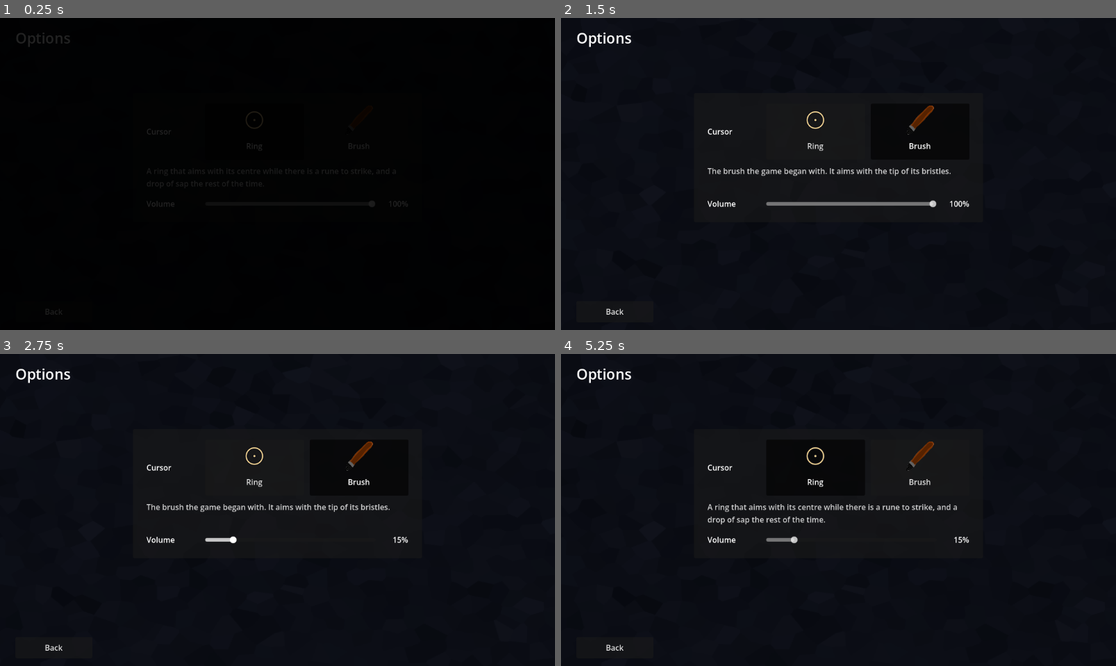
Above: before the commit, frames 1-4 (two rows, left to right).
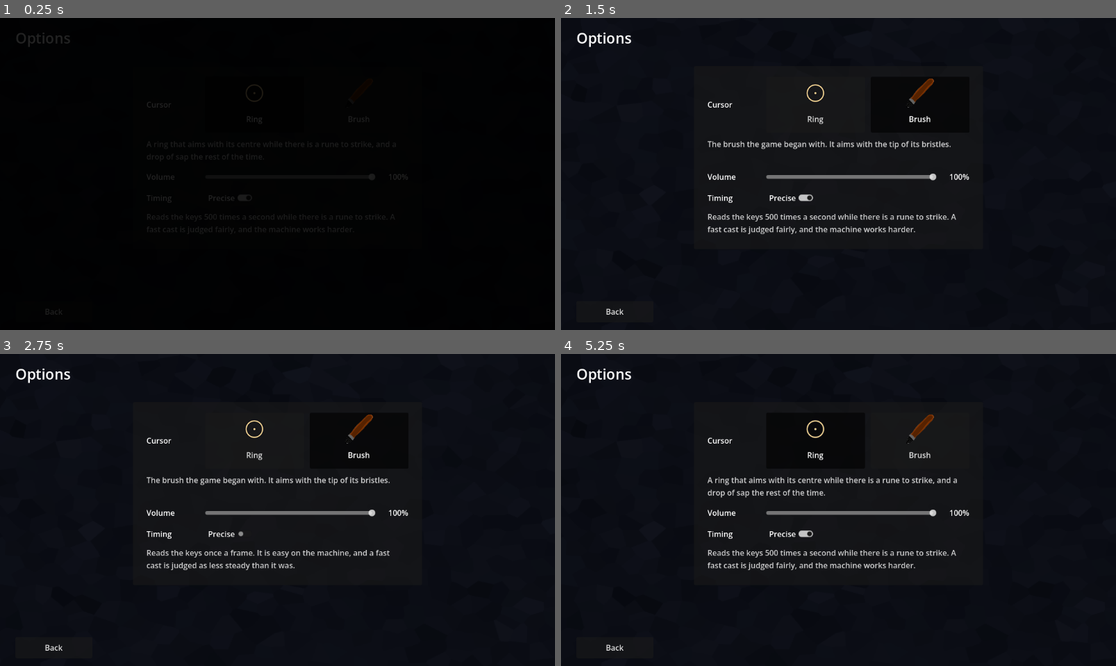
Above: after the commit, the same moments.

Repository: gamma2653/Magiteknician
Game: Godot game, scene res://magiteknician/menus/options.tscn
Same seed, same stepped clock (60 frames per second), same inputs: the game is played once before the commit and once after it. This scene is started directly instead of the project's main scene.
Inputs (mouse positions are in pixels of both pictures, inside the frame that each line leads up to):
- Up to frame 1 (0.25 s): no input
- Up to frame 2 (1.5 s): click "Ring" at 0.5 s; click "Brush" at 1.25 s
- Up to frame 3 (2.75 s): click (227, 534) at 2 s, where only the run after the commit has a clickable "Precise"
- Up to frame 4 (5.25 s): click "Ring" at 2.75 s; click "Brush" at 3.5 s; click (788, 534) at 4.25 s, where only the run after the commit has a clickable "Precise"; click "Ring" at 5 s

The runs differ from the first frame. In frame 1, 0.4% of the frame differs, in the area x 26-74%, y 21-70%; in frame 2, 3.4%; in frame 3, 3.0%; in frame 4, 3.6%, in the area x 26-74%, y 19-70%.

Commit message:
Read the keys closely while there is a rune to strike
A key is struck when it is struck, and the game heard of it at the
start of its next frame. Being late by the same amount every time
would not matter, since a cast is judged on its rhythm and not on when
it began. But a stroke was late by anything up to a whole frame, a
different amount each time, and that was judged as unsteadiness in the
caster's hand.

How much it cost depended on the tempo, since a frame is a larger
share of a shorter tick. A hand that is off the beat by a fiftieth of
a tick earns the best grade every time. Casting Lightning, with the
keys read 60 times a second, it got it:

    330 ms a tick   97% of the time
    250 ms          90%
    150 ms          59%
    100 ms          66%
     80 ms          never

So the promise that a talented mage can cast as fast as they like was
not being kept, and the game itself was what broke it.

The engine does not say when a key was struck, only that it has been.
There is no timestamp on an input event in Godot 4.7. What can be done
is to come round more often, and StrokePace does that: while a spell
circle has a rune for the player to strike, the game stops waiting for
the screen and comes round 500 times a second. With that, the same
hand gets the best grade every time at every tempo above.

Measured in a window on this machine, whose screen is 144 Hz: 144 times
a second in the menus, 500 in a duel with no gap longer than 3.8 ms,
and 144 again a second after the duel ends.

Other ways were tried and measured. Mailbox presentation still waits
for the screen often enough to be no better than half as good. Drawing
only one frame in eight comes round as often and spares the graphics
card, but the frames it draws do not keep step with the screen.

It works the machine harder, so it is an option, and it is on unless
the player turns it off. Changing pace makes the screen stall for a
twentieth of a second, so the game waits three quarters of a second
after the last circle is done before it goes back, and does not change
pace between one cast and the next.

Co-Authored-By: Claude Fable 5.1 <noreply@anthropic.com>

Diff:
--- a/magiteknician/engine/casting/spell_circle.gd
+++ b/magiteknician/engine/casting/spell_circle.gd
@@ -362,15 +362,19 @@
 		return
 	if not _is_aiming():
 		GameCursor.point(self)
+		StrokePace.settle(self)
 		trail.clear()
 		return
 	var next := expected.current_rune
 	trail.ink = GameCursor.ink_of(next.rune_type) if next != null else CursorArt.SAP
 	GameCursor.aim(self)
+	# And the keys are read closely, since the next stroke is timed.
+	StrokePace.quicken(self)
 
 
 func _exit_tree() -> void:
 	GameCursor.point(self)
+	StrokePace.settle(self)
 
 
 func _draw() -> void:
--- /dev/null
+++ b/magiteknician/engine/casting/stroke_pace.gd
@@ -0,0 +1,137 @@
+extends Node
+## How often the game looks at the keys.
+##
+## A key is struck when it is struck, and the game hears of it when it
+## next comes round, which is once a frame. Being late by the same amount
+## every time would not matter, since a cast is judged on its rhythm and
+## not on when it began. But a stroke is late by anything up to a whole
+## frame, a different amount each time, and that is heard as unsteadiness
+## in the caster's hand. At sixty frames a second it is a sixth of a tick
+## at the tempo of a fast caster. A hand good enough for the best grade
+## every time gets it little more than half the time.
+##
+## The engine does not say when a key was struck, only that it has been.
+## So while there is a rune to strike, the game comes round more often:
+## it stops waiting for the screen, and draws as many frames as it looks
+## at the keys. That asks more of the machine, and the player can turn it
+## off in the options.
+##
+## Whoever wants the keys read closely asks with quicken(), and says when
+## they are done with settle().
+
+## How often the keys are looked at while somebody wants them read
+## closely, in times a second.
+const QUICK_PER_SECOND := 500
+## How long after the last of them is done the game waits before it goes
+## back to its usual pace. Changing pace makes the screen stall for a
+## moment, and a circle is done and wants again between one cast and the
+## next.
+const SETTLE_SECONDS := 0.75
+
+## True while the keys are being read closely.
+var is_quick: bool = false
+## How the screen is waited for just now, as this last asked for it.
+var vsync: DisplayServer.VSyncMode = DisplayServer.VSYNC_ENABLED
+
+var _askers: Array[Object] = []
+var _settles_in: float = 0.0
+# The pace the game keeps when nobody is asking.
+var _usual_vsync: DisplayServer.VSyncMode = DisplayServer.VSYNC_ENABLED
+var _usual_per_second: int = 0
+
+
+func _ready() -> void:
+	_usual_vsync = DisplayServer.window_get_vsync_mode()
+	_usual_per_second = Engine.max_fps
+	vsync = _usual_vsync
+	Settings.changed.connect(_on_settings_changed)
+
+
+func _exit_tree() -> void:
+	_go_slow()
+
+
+## Reads the keys closely from now, on behalf of `whom`.
+func quicken(whom: Object) -> void:
+	if whom not in _askers:
+		_askers.append(whom)
+	_settles_in = SETTLE_SECONDS
+	if Settings.precise_timing:
+		_go_quick()
+
+
+## `whom` no longer wants the keys read closely. If nobody else does
+## either, the game goes back to its usual pace before long.
+func settle(whom: Object) -> void:
+	_askers.erase(whom)
+	_settles_in = SETTLE_SECONDS
+
+
+## True while anybody wants the keys read closely.
+func is_wanted() -> bool:
+	_askers = _askers.filter(func (asker): return is_instance_valid(asker))
+	return not _askers.is_empty()
+
+
+## Goes back to the usual pace at once, whoever is asking.
+func settle_now() -> void:
+	_askers.clear()
+	_settles_in = 0.0
+	_go_slow()
+
+
+## Lets `seconds` pass.
+func advance(seconds: float) -> void:
+	if not is_quick or is_wanted():
+		return
+	_settles_in -= seconds
+	if _settles_in <= 0.0:
+		_go_slow()
+
+
+## When the game hears of a stroke that was struck at `struck_usec`, if it
+## comes round every `period_usec` and came round at `phase_usec`: the
+## next time it comes round.
+static func heard_at(struck_usec: float, period_usec: float, phase_usec: float = 0.0) -> float:
+	if period_usec <= 0.0:
+		return struck_usec
+	return ceilf((struck_usec - phase_usec) / period_usec) * period_usec + phase_usec
+
+
+## How unsteady reading the keys `per_second` times a second makes a hand
+## look, in seconds: the standard deviation of how late a stroke is heard.
+static func unsteadiness(per_second: float) -> float:
+	if per_second <= 0.0:
+		return 0.0
+	return 1.0 / per_second / sqrt(12.0)
+
+
+func _process(delta: float) -> void:
+	advance(delta)
+
+
+func _on_settings_changed() -> void:
+	if not Settings.precise_timing:
+		_go_slow()
+	elif is_wanted():
+		_go_quick()
+
+
+func _go_quick() -> void:
+	if is_quick:
+		return
+	is_quick = true
+	_usual_vsync = DisplayServer.window_get_vsync_mode()
+	_usual_per_second = Engine.max_fps
+	vsync = DisplayServer.VSYNC_DISABLED
+	DisplayServer.window_set_vsync_mode(vsync)
+	Engine.max_fps = QUICK_PER_SECOND
+
+
+func _go_slow() -> void:
+	if not is_quick:
+		return
+	is_quick = false
+	vsync = _usual_vsync
+	DisplayServer.window_set_vsync_mode(vsync)
+	Engine.max_fps = _usual_per_second
--- a/magiteknician/menus/options.gd
+++ b/magiteknician/menus/options.gd
@@ -1,5 +1,6 @@
 extends Node2D
-## The options: which cursor to play with, and how loud the game is.
+## The options: which cursor to play with, how loud the game is, and how
+## closely the keys are read.
 ##
 ## A choice takes hold as it is made, and is kept. There is nothing to
 ## confirm. The cursor in the player's hand is the preview of the one,
@@ -12,6 +13,9 @@
 const RING_NOTE := "A ring that aims with its centre while there is a rune to strike, and a drop of sap the rest of the time."
 const BRUSH_NOTE := "The brush the game began with. It aims with the tip of its bristles."
 
+const PRECISE_NOTE := "Reads the keys %d times a second while there is a rune to strike. A fast cast is judged fairly, and the machine works harder."
+const FRAME_NOTE := "Reads the keys once a frame. It is easy on the machine, and a fast cast is judged as less steady than it was."
+
 var going_back = false
 
 @onready var ring: Button = %Ring
@@ -20,6 +24,8 @@
 @onready var volume: HSlider = %Volume
 @onready var volume_text: Label = %VolumeText
 @onready var sample: AudioStreamPlayer = %Sample
+@onready var precise: CheckButton = %Precise
+@onready var timing_note: Label = %TimingNote
 
 var _is_dragging: bool = false
 
@@ -37,6 +43,7 @@
 	volume.value_changed.connect(_on_volume_changed)
 	volume.drag_started.connect(func (): _is_dragging = true)
 	volume.drag_ended.connect(_on_volume_let_go)
+	precise.toggled.connect(Settings.choose_precise_timing)
 	Settings.changed.connect(_show_choices)
 	_show_choices()
 	$FadeTransition.end_transition()
@@ -59,6 +66,8 @@
 	cursor_note.text = BRUSH_NOTE if is_brush else RING_NOTE
 	volume.set_value_no_signal(Settings.volume * volume.max_value)
 	volume_text.text = "Off" if Settings.volume <= 0.0 else "%d%%" % [roundi(Settings.volume * 100.0)]
+	precise.set_pressed_no_signal(Settings.precise_timing)
+	timing_note.text = PRECISE_NOTE % [StrokePace.QUICK_PER_SECOND] if Settings.precise_timing else FRAME_NOTE
 
 
 func _on_volume_changed(value: float) -> void:
--- a/magiteknician/menus/options.tscn
+++ b/magiteknician/menus/options.tscn
@@ -24,9 +24,9 @@
 
 [node name="Card" type="PanelContainer" parent="."]
 offset_left = 276.0
-offset_top = 156.0
+offset_top = 100.0
 offset_right = 876.0
-offset_bottom = 420.0
+offset_bottom = 480.0
 
 [node name="Margin" type="MarginContainer" parent="Card"]
 layout_mode = 2
@@ -101,6 +101,28 @@
 text = "100%"
 horizontal_alignment = 2
 
+[node name="TimingRow" type="HBoxContainer" parent="Card/Margin/Rows"]
+layout_mode = 2
+theme_override_constants/separation = 12
+
+[node name="Label" type="Label" parent="Card/Margin/Rows/TimingRow"]
+custom_minimum_size = Vector2(110, 0)
+layout_mode = 2
+text = "Timing"
+
+[node name="Precise" type="CheckButton" parent="Card/Margin/Rows/TimingRow"]
+unique_name_in_owner = true
+layout_mode = 2
+button_pressed = true
+text = "Precise"
+
+[node name="TimingNote" type="Label" parent="Card/Margin/Rows"]
+unique_name_in_owner = true
+modulate = Color(1, 1, 1, 0.8)
+custom_minimum_size = Vector2(540, 52)
+layout_mode = 2
+autowrap_mode = 3
+
 [node name="Sample" type="AudioStreamPlayer" parent="."]
 unique_name_in_owner = true
 
--- a/magiteknician/settings.gd
+++ b/magiteknician/settings.gd
@@ -26,6 +26,7 @@
 const DEFAULT_VOLUME := 1.0
 ## The bus that everything the game sounds goes through.
 const BUS := &"Master"
+const DEFAULT_PRECISE_TIMING := true
 const CURSOR_NAMES: Dictionary[Cursor, String] = {
 	Cursor.DRAWN: "drawn",
 	Cursor.BRUSH: "brush",
@@ -36,6 +37,9 @@
 var cursor: Cursor = DEFAULT_CURSOR
 ## How loud the game is, from 0, which is silent, to 1.
 var volume: float = DEFAULT_VOLUME
+## Whether the keys are read more often than once a frame while there is
+## a rune to strike. StrokePace says why, and what it costs.
+var precise_timing: bool = DEFAULT_PRECISE_TIMING
 
 # True while there is a choice that has not been written.
 var _is_unkept: bool = false
@@ -50,6 +54,15 @@
 	if cursor == which:
 		return
 	cursor = which
+	changed.emit()
+	write()
+
+
+## Chooses whether the keys are read closely, and keeps the choice.
+func choose_precise_timing(closely: bool) -> void:
+	if precise_timing == closely:
+		return
+	precise_timing = closely
 	changed.emit()
 	write()
 
@@ -103,6 +116,7 @@
 		"version": VERSION,
 		"cursor": CURSOR_NAMES[cursor],
 		"volume": volume,
+		"precise_timing": precise_timing,
 	}
 
 
@@ -113,6 +127,8 @@
 	cursor = DEFAULT_CURSOR if found == null else found
 	var how_loud: Variant = data.get("volume")
 	volume = clampf(how_loud, 0.0, 1.0) if how_loud is float or how_loud is int else DEFAULT_VOLUME
+	var closely: Variant = data.get("precise_timing")
+	precise_timing = closely if closely is bool else DEFAULT_PRECISE_TIMING
 	_is_unkept = false
 	apply_volume()
 	changed.emit()
--- a/project.godot
+++ b/project.godot
@@ -28,6 +28,7 @@
 SelfCheck="*res://magiteknician/self_check.gd"
 Settings="*res://magiteknician/settings.gd"
 GameCursor="*res://magiteknician/engine/cursor/game_cursor.gd"
+StrokePace="*res://magiteknician/engine/casting/stroke_pace.gd"
 
 [input]
 
--- /dev/null
+++ b/tests/casting/test_stroke_pace.gd
@@ -0,0 +1,302 @@
+extends TestCase
+## StrokePace: how often the game looks at the keys, and why.
+
+const LIGHTNING := preload("res://magiteknician/spells/lightning.tres")
+const FIRE_BOLT := preload("res://magiteknician/spells/fire_bolt.tres")
+const ARENA := preload("res://magiteknician/levels/duel_arena.tscn")
+const PRACTICE := preload("res://magiteknician/levels/practice_range.tscn")
+const MAIN_MENU := preload("res://magiteknician/menus/main_menu.tscn")
+const CASTS := 300
+
+var rng := RandomNumberGenerator.new()
+
+
+func before_each() -> void:
+	forget_progress()
+	forget_settings()
+	rng.seed = 20260928
+
+
+func after_each() -> void:
+	forget_progress()
+	forget_settings()
+
+
+func _circle(accepts_input: bool = true) -> SpellCircle:
+	var circle := SpellCircle.new()
+	circle.accepts_input = accepts_input
+	add_managed(circle)
+	return circle
+
+
+## The share of casts of Lightning that are graded S, by a hand that is
+## off the beat by `hand` ticks, when the keys are read `per_second` times
+## a second. Zero times a second is for a game that hears of a stroke as
+## it is struck.
+func _flawless(per_second: float, usec_per_tick: float, hand: float) -> float:
+	var period := 1_000_000.0 / per_second if per_second > 0.0 else 0.0
+	var flawless := 0
+	for cast in CASTS:
+		var phase := rng.randf() * period
+		var times: Array[int] = []
+		for stroke in LIGHTNING.strokes:
+			var struck := 1_000_000.0 + (stroke.tick + rng.randfn(0.0, hand)) * usec_per_tick
+			times.append(int(StrokePace.heard_at(struck, period, phase)))
+		if CastScorer.score(LIGHTNING.ticks(), times).grade == CastResult.Grade.S:
+			flawless += 1
+	return float(flawless) / CASTS
+
+
+# Why
+
+func test_a_stroke_is_heard_of_when_the_game_next_comes_round() -> void:
+	assert_almost_eq(StrokePace.heard_at(1000.0, 16_667.0), 16_667.0)
+	assert_almost_eq(StrokePace.heard_at(16_667.0, 16_667.0), 16_667.0)
+	assert_almost_eq(StrokePace.heard_at(16_668.0, 16_667.0), 33_334.0)
+	assert_almost_eq(StrokePace.heard_at(1000.0, 16_667.0, 5000.0), 5000.0, 1e-6, "the game came round at 5000")
+	assert_almost_eq(StrokePace.heard_at(1234.0, 0.0), 1234.0, 1e-6, "a game that is always listening")
+
+
+func test_a_stroke_is_never_heard_of_before_it_is_struck() -> void:
+	for i in 200:
+		var struck := rng.randf_range(0.0, 1_000_000.0)
+		var period := rng.randf_range(1000.0, 20_000.0)
+		var heard := StrokePace.heard_at(struck, period, rng.randf() * period)
+		assert_gt(heard, struck - 0.01)
+		assert_lt(heard - struck, period + 0.01, "nor later than the next time round")
+
+
+func test_being_late_by_the_same_amount_every_time_costs_nothing() -> void:
+	var on_time: Array[int] = []
+	var late: Array[int] = []
+	for stroke in LIGHTNING.strokes:
+		on_time.append(1_000_000 + stroke.tick * 100_000)
+		late.append(1_000_000 + stroke.tick * 100_000 + 16_000)
+	assert_almost_eq(CastScorer.score(LIGHTNING.ticks(), late).quality, CastScorer.score(LIGHTNING.ticks(), on_time).quality)
+
+
+func test_read_once_a_frame_a_good_hand_loses_the_best_grade_when_it_casts_fast() -> void:
+	# A hand that is off by a fiftieth of a tick earns the best grade every
+	# time, if the game hears of each stroke as it is struck.
+	assert_gt(_flawless(0.0, 125_000.0, 0.02), 0.97)
+	# Heard of once a frame, it does not.
+	assert_lt(_flawless(60.0, 125_000.0, 0.02), 0.75)
+
+
+func test_read_closely_it_keeps_it() -> void:
+	for usec_per_tick in [80_000.0, 125_000.0, 250_000.0]:
+		assert_gt(_flawless(StrokePace.QUICK_PER_SECOND, usec_per_tick, 0.02), 0.97, "%d ms a tick" % [usec_per_tick / 1000.0])
+
+
+func test_a_slow_cast_never_had_much_to_lose() -> void:
+	assert_gt(_flawless(60.0, 330_000.0, 0.02), 0.9)
+
+
+func test_the_faster_the_cast_the_more_a_frame_is_worth() -> void:
+	# A sixtieth of a second, as a share of a tick.
+	var frame := StrokePace.unsteadiness(60.0)
+	assert_almost_eq(frame, 0.00481, 0.0001, "a little under five thousandths of a second")
+	assert_gt(frame / 0.08, 0.04, "which at 80 ms a tick is more than the width of a perfect stroke")
+	assert_lt(StrokePace.unsteadiness(StrokePace.QUICK_PER_SECOND) / 0.08, 0.01)
+	assert_lt(StrokePace.unsteadiness(500.0), StrokePace.unsteadiness(144.0))
+	assert_almost_eq(StrokePace.unsteadiness(0.0), 0.0)
+
+
+# The pace
+
+func test_the_game_keeps_its_usual_pace_until_it_is_asked() -> void:
+	assert_false(StrokePace.is_quick)
+	assert_false(StrokePace.is_wanted())
+
+
+func test_whoever_asks_has_the_keys_read_closely() -> void:
+	var usual := Engine.max_fps
+	StrokePace.quicken(self)
+	assert_true(StrokePace.is_quick)
+	assert_true(StrokePace.is_wanted())
+	assert_eq(Engine.max_fps, StrokePace.QUICK_PER_SECOND)
+	assert_eq(StrokePace.vsync, DisplayServer.VSYNC_DISABLED, "the game does not wait for the screen")
+	StrokePace.settle_now()
+	assert_false(StrokePace.is_quick)
+	assert_eq(Engine.max_fps, usual)
+	assert_ne(StrokePace.vsync, DisplayServer.VSYNC_DISABLED)
+
+
+func test_the_game_does_not_go_back_at_once() -> void:
+	# Changing pace makes the screen stall, and a circle is done and
+	# wants again between one cast and the next.
+	StrokePace.quicken(self)
+	StrokePace.settle(self)
+	assert_false(StrokePace.is_wanted())
+	assert_true(StrokePace.is_quick)
+	StrokePace.advance(StrokePace.SETTLE_SECONDS - 0.1)
+	assert_true(StrokePace.is_quick)
+	StrokePace.advance(0.2)
+	assert_false(StrokePace.is_quick)
+
+
+func test_asking_again_in_time_keeps_the_pace() -> void:
+	StrokePace.quicken(self)
+	StrokePace.settle(self)
+	StrokePace.advance(StrokePace.SETTLE_SECONDS - 0.1)
+	StrokePace.quicken(self)
+	StrokePace.advance(10.0)
+	assert_true(StrokePace.is_quick, "for as long as it is wanted")
+	StrokePace.settle(self)
+	StrokePace.advance(StrokePace.SETTLE_SECONDS - 0.1)
+	assert_true(StrokePace.is_quick, "and then for the whole of the wait, counted from the last of them")
+
+
+func test_the_pace_is_kept_while_anyone_wants_it() -> void:
+	var other := RefCounted.new()
+	StrokePace.quicken(self)
+	StrokePace.quicken(other)
+	StrokePace.quicken(other)
+	StrokePace.settle(self)
+	StrokePace.advance(5.0)
+	assert_true(StrokePace.is_quick)
+	StrokePace.settle(other)
+	StrokePace.advance(5.0)
+	assert_false(StrokePace.is_quick)
+
+
+func test_an_asker_that_is_gone_no_longer_wants_anything() -> void:
+	var asker := Node.new()
+	StrokePace.quicken(asker)
+	asker.free()
+	assert_false(StrokePace.is_wanted())
+	StrokePace.advance(5.0)
+	assert_false(StrokePace.is_quick)
+
+
+func test_the_usual_pace_is_whatever_it_was() -> void:
+	Engine.max_fps = 90
+	StrokePace.quicken(self)
+	assert_eq(Engine.max_fps, StrokePace.QUICK_PER_SECOND)
+	StrokePace.settle_now()
+	assert_eq(Engine.max_fps, 90)
+	Engine.max_fps = 0
+
+
+# The option
+
+func test_the_keys_are_read_closely_unless_the_player_says_not() -> void:
+	assert_true(Settings.precise_timing)
+	assert_true(Settings.DEFAULT_PRECISE_TIMING)
+
+
+func test_with_the_option_off_the_game_keeps_its_usual_pace() -> void:
+	Settings.choose_precise_timing(false)
+	StrokePace.quicken(self)
+	assert_true(StrokePace.is_wanted())
+	assert_false(StrokePace.is_quick)
+
+
+func test_the_option_takes_hold_as_it_is_chosen() -> void:
+	StrokePace.quicken(self)
+	assert_true(StrokePace.is_quick)
+	Settings.choose_precise_timing(false)
+	assert_false(StrokePace.is_quick, "at once, in the middle of a duel if need be")
+	Settings.choose_precise_timing(true)
+	assert_true(StrokePace.is_quick, "and back, since it is still wanted")
+
+
+func test_the_option_changes_nothing_while_nobody_wants_the_keys() -> void:
+	Settings.choose_precise_timing(false)
+	Settings.choose_precise_timing(true)
+	assert_false(StrokePace.is_quick)
+
+
+func test_the_option_is_kept() -> void:
+	Settings.choose_precise_timing(false)
+	var on_disk: Dictionary = JSON.parse_string(FileAccess.get_file_as_string(Settings.path))
+	assert_eq(on_disk["precise_timing"], false)
+	Settings.reset()
+	assert_true(Settings.precise_timing)
+	Settings.read()
+	assert_false(Settings.precise_timing)
+
+
+func test_an_option_that_is_not_yes_or_no_is_ignored() -> void:
+	var file := FileAccess.open(Settings.path, FileAccess.WRITE)
+	file.store_string('{"version": 1, "precise_timing": "sometimes"}')
+	file.close()
+	assert_true(Settings.read())
+	assert_true(Settings.precise_timing)
+
+
+# The spell circle
+
+func test_a_circle_with_a_rune_to_strike_wants_the_keys_read_closely() -> void:
+	var circle := _circle()
+	assert_false(StrokePace.is_quick, "an empty circle has nothing to time")
+	circle.prepare(FIRE_BOLT)
+	assert_true(StrokePace.is_quick)
+	circle.prepare(null)
+	assert_false(StrokePace.is_wanted())
+
+
+func test_the_pace_is_kept_from_one_cast_to_the_next() -> void:
+	var circle := _circle()
+	circle.prepare(FIRE_BOLT)
+	for stroke in FIRE_BOLT.strokes:
+		circle.strike(stroke.rune, stroke.position, 1_000_000 + stroke.tick * 250_000)
+	assert_eq(circle.state, SpellCircle.State.READY, "the spell is laid out again")
+	assert_true(StrokePace.is_wanted())
+	assert_true(StrokePace.is_quick)
+
+
+func test_a_circle_nobody_casts_on_by_hand_leaves_the_pace_alone() -> void:
+	var theirs := _circle(false)
+	theirs.prepare(FIRE_BOLT)
+	assert_false(StrokePace.is_wanted())
+	assert_false(StrokePace.is_quick)
+
+
+func test_a_circle_that_is_freed_no_longer_wants_anything() -> void:
+	var circle := _circle()
+	circle.prepare(FIRE_BOLT)
+	remove_child(circle)
+	circle.free()
+	assert_false(StrokePace.is_wanted())
+
+
+func test_a_circle_that_stops_listening_no_longer_wants_anything() -> void:
+	var circle := _circle()
+	circle.prepare(FIRE_BOLT)
+	circle.accepts_input = false
+	assert_false(StrokePace.is_wanted())
+	circle.accepts_input = true
+	assert_true(StrokePace.is_wanted())
+
+
+# In the game
+
+func test_a_menu_keeps_the_usual_pace() -> void:
+	add_managed(MAIN_MENU.instantiate())
+	assert_false(StrokePace.is_wanted())
+	assert_false(StrokePace.is_quick)
+
+
+func test_the_practice_range_reads_the_keys_closely() -> void:
+	add_managed(PRACTICE.instantiate())
+	assert_true(StrokePace.is_quick)
+
+
+func test_a_duel_reads_the_keys_closely_from_when_it_begins_to_when_it_ends() -> void:
+	var arena: Node = add_managed(ARENA.instantiate())
+	arena.duel.set_process(false)
+	assert_false(StrokePace.is_quick, "there is only a button to press")
+	arena.overlay.confirm.pressed.emit()
+	assert_true(StrokePace.is_quick)
+
+	arena.npc.halt()
+	arena.duel.opponent.health = 1.0
+	var spark := SpellLibrary.find(&"spark")
+	arena.spell_bar.choose_spell(spark)
+	for stroke in spark.strokes:
+		arena.player_circle.strike(stroke.rune, stroke.position, 1_000_000 + stroke.tick * 250_000)
+	assert_true(arena.duel.is_over())
+	assert_false(StrokePace.is_wanted())
+	StrokePace.advance(StrokePace.SETTLE_SECONDS + 0.1)
+	assert_false(StrokePace.is_quick)
--- a/tests/framework/test_case.gd
+++ b/tests/framework/test_case.gd
@@ -109,6 +109,7 @@
 func forget_settings() -> void:
 	DirAccess.remove_absolute(Settings.path)
 	Settings.reset()
+	StrokePace.settle_now()
 
 
 ## Frees every node the test added to itself.
--- a/tests/menus/test_options.gd
+++ b/tests/menus/test_options.gd
@@ -165,6 +165,39 @@
 	assert_almost_eq(options.volume.value, 70.0)
 
 
+# How closely the keys are read
+
+func test_the_switch_is_where_the_option_is() -> void:
+	var options := _open()
+	assert_true(options.precise.button_pressed)
+	assert_eq(options.timing_note.text, options.PRECISE_NOTE % [StrokePace.QUICK_PER_SECOND])
+	assert_true("500" in options.timing_note.text, "it says how often")
+	remove_child(options)
+	options.free()
+
+	Settings.choose_precise_timing(false)
+	options = _open()
+	assert_false(options.precise.button_pressed)
+	assert_eq(options.timing_note.text, options.FRAME_NOTE)
+
+
+func test_the_switch_changes_how_closely_the_keys_are_read_and_is_kept() -> void:
+	var options := _open()
+	options.precise.button_pressed = false
+	assert_false(Settings.precise_timing)
+	assert_eq(options.timing_note.text, options.FRAME_NOTE)
+	Settings.reset()
+	Settings.read()
+	assert_false(Settings.precise_timing)
+	options.precise.button_pressed = true
+	assert_true(Settings.precise_timing)
+
+
+func test_the_options_menu_itself_keeps_the_usual_pace() -> void:
+	_open()
+	assert_false(StrokePace.is_quick, "there is nothing in it to time")
+
+
 func test_back_goes_back() -> void:
 	var options := _open()
 	options._on_back_pressed()
--- a/tests/test_runner.gd
+++ b/tests/test_runner.gd
@@ -37,6 +37,7 @@
 	OS.remove_logger(_catcher)
 	DirAccess.remove_absolute(TEST_SAVE_PATH)
 	DirAccess.remove_absolute(TEST_SETTINGS_PATH)
+	StrokePace.settle_now()
 	_report()
 	get_tree().quit(0 if _failed.is_empty() and _passed > 0 else 1)
 
Not shown, added: magiteknician/engine/casting/stroke_pace.gd.uid
Not shown, added: tests/casting/test_stroke_pace.gd.uid
Not shown, added: .changeset/a-stroke-timed-to-the-millisecond.md
